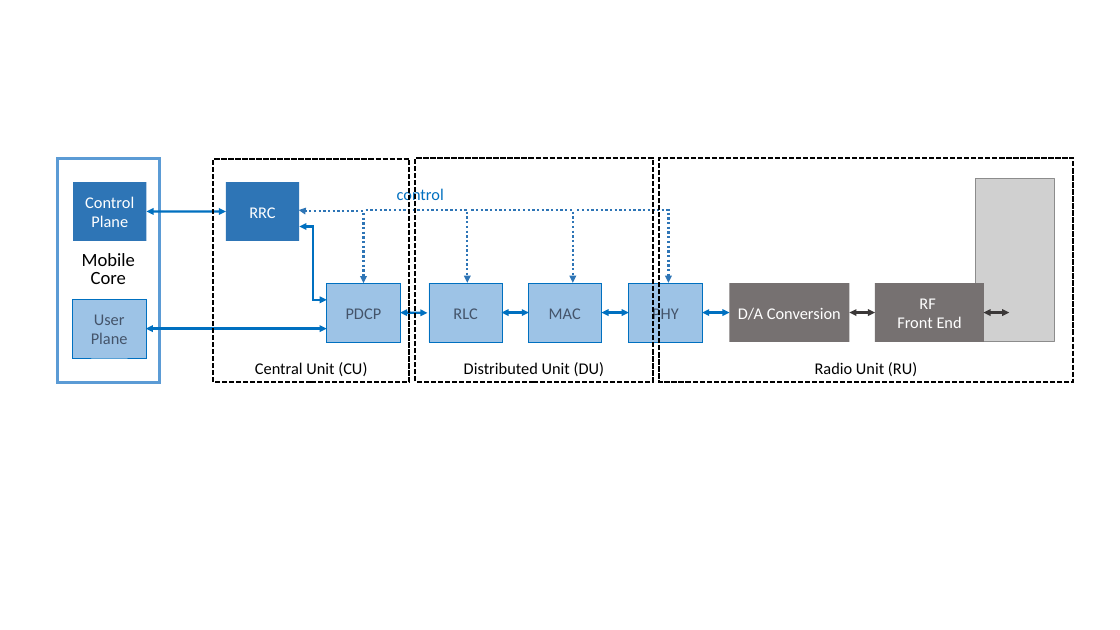
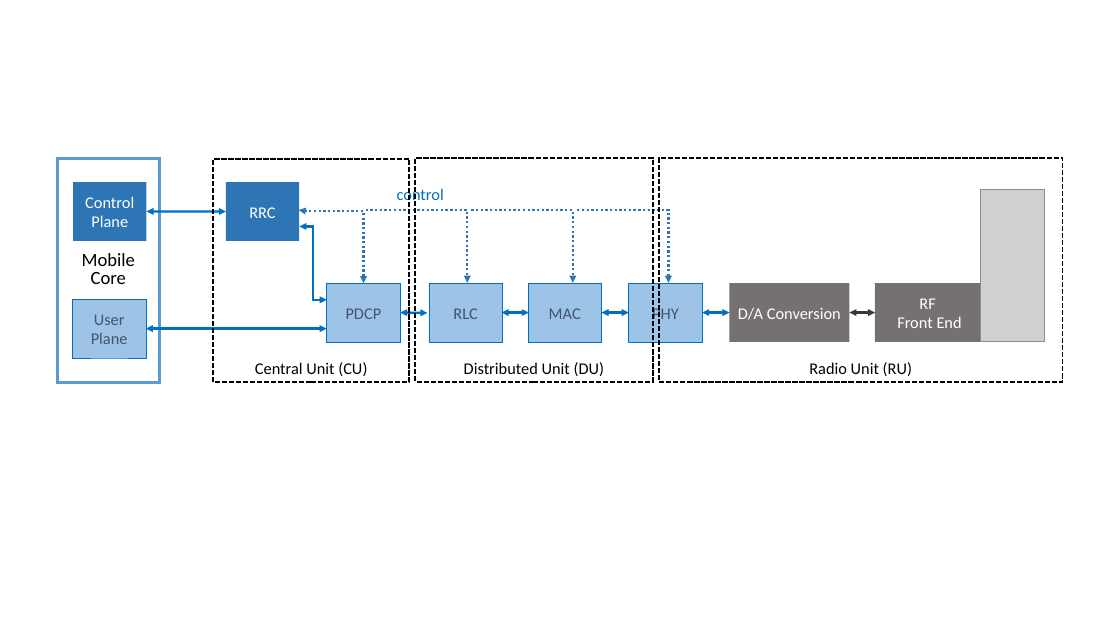
Before and after one commit to SystemsApproach/sdn, a slide deck: slide 4 of access.pptx. Drawn at 1120x630 pixels with LibreOffice and Linux fonts; fonts in the diff are those of the drawing; grey boxes stand for pictures. Boxes give left, top, right and bottom in pixels: in the first picture for what was removed or moved away, otherwise in the second. Text is boxed around its words. In the diff, an @@ line names an element or a change of style, - is before the commit and + after.

```diff
--- a/access.pptx
+++ b/access.pptx
@@ rectangle "Radio Unit (RU)" resized from (x1=659, y1=158, x2=1073, y2=381) to (x1=659, y1=158, x2=1063, y2=381) @@
@@ picture resized from (x1=976, y1=178, x2=1055, y2=342) to (x1=981, y1=190, x2=1045, y2=342) @@
@@ double arrow removed from (984, 313) to (1009, 313) @@
```
Also in this commit, not shown: 2 other slides changed, 1 slide added, 5 other files.
